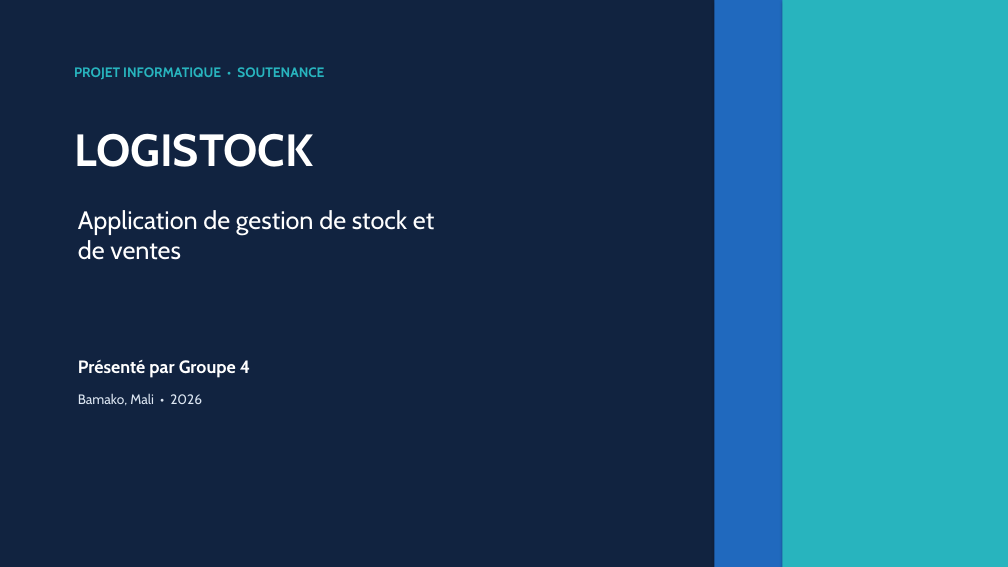
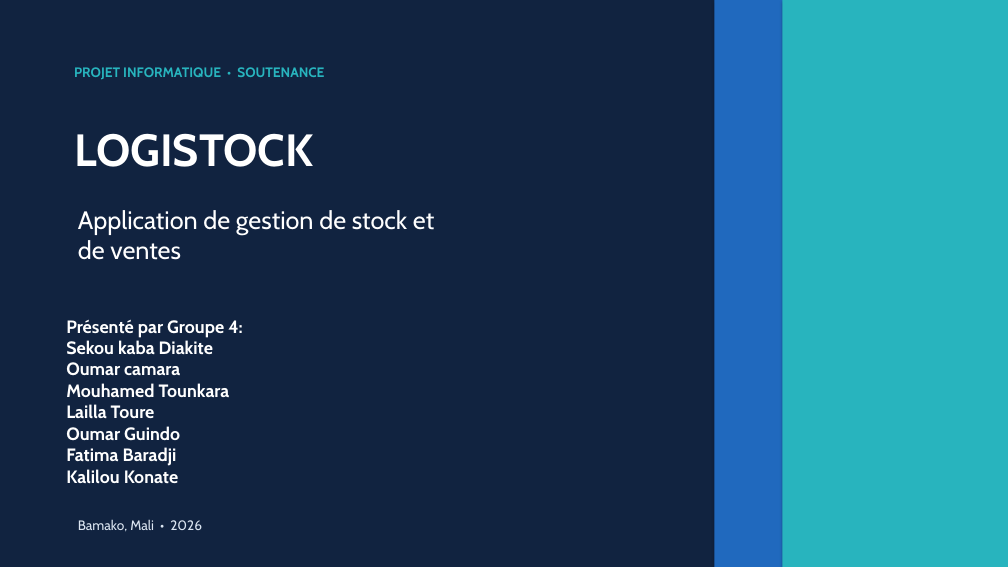
Before and after one commit to oumar9137/Logistock, a slide deck: slide 1 of LOGISTOCK_Soutenance.pptx. Drawn at 1008x567 pixels with LibreOffice and Linux fonts; fonts in the diff are those of the drawing. Boxes give left, top, right and bottom in pixels: in the first picture for what was removed or moved away, otherwise in the second. Text is boxed around its words. In the diff, an @@ line names an element or a change of style, - is before the commit and + after.

```diff
--- a/LOGISTOCK_Soutenance.pptx
+++ b/LOGISTOCK_Soutenance.pptx
@@ text at (66,320,243,484): text changed @@
-Présenté par Groupe 4
+Présenté par Groupe 4:
+Sekou kaba Diakite
+Oumar camara
+Mouhamed Tounkara
+Lailla Toure
+Oumar Guindo
+Fatima Baradji
+Kalilou Konate
@@ text "Bamako, Mali • 2026": place and size @@
-text "Bamako, Mali • 2026" at (78,394,202,405)
+text "Bamako, Mali • 2026" at (78,520,202,531)
```
Also in this commit, not shown: 2 other slides changed, 1 other file.
